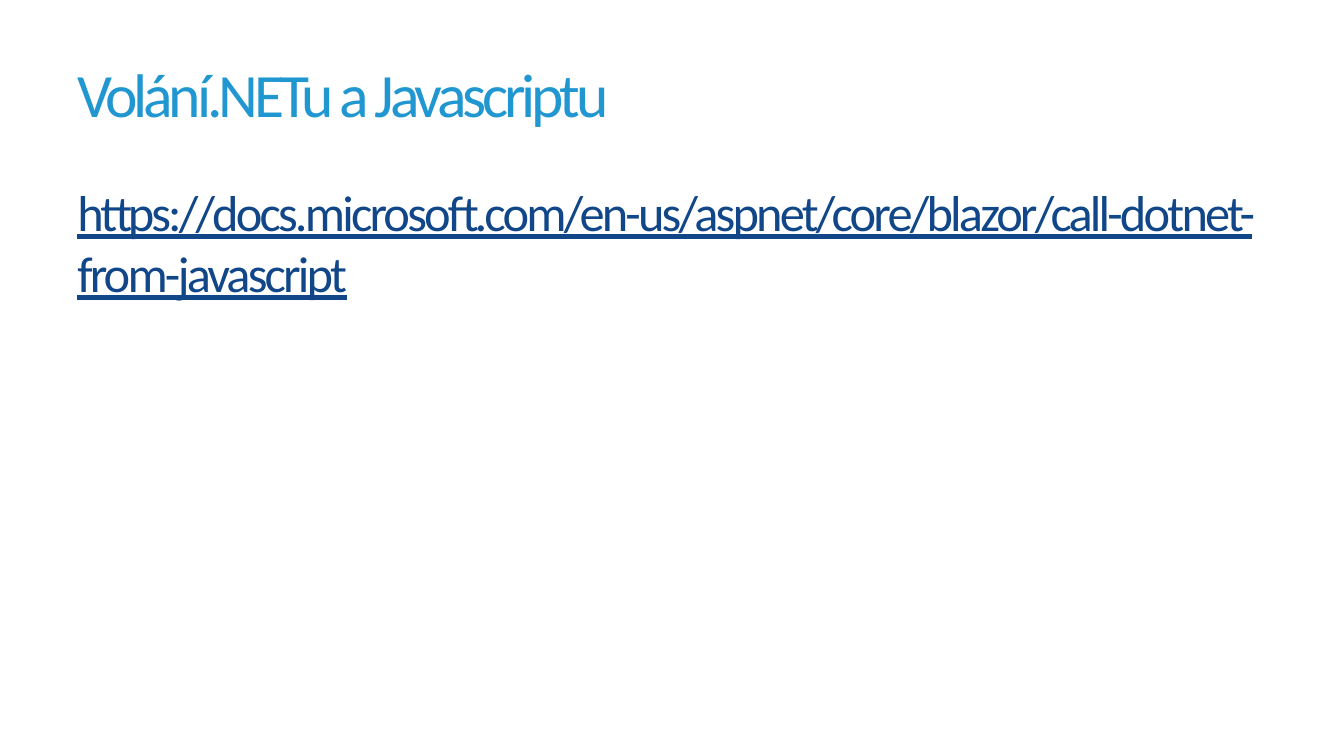
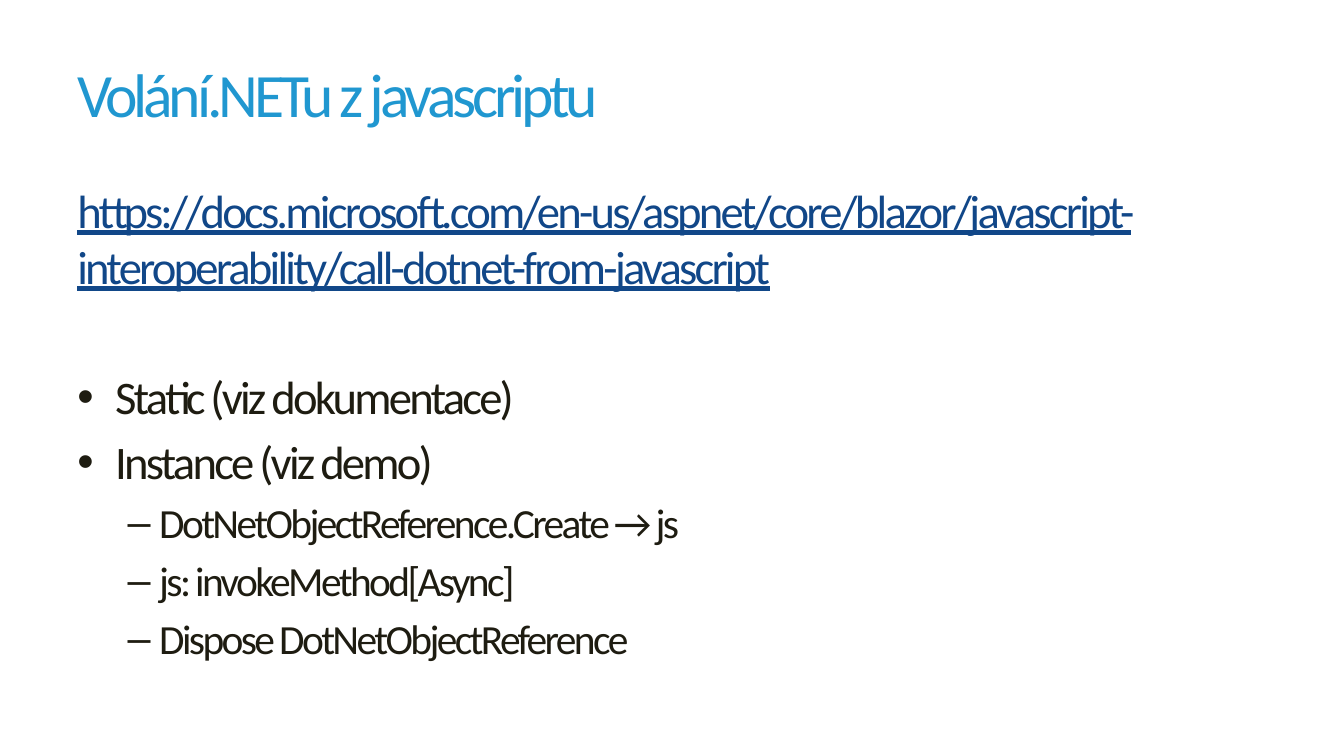
Before and after one commit to jirikanda/BlazorDemos, a slide deck: slide 7 of Presentation/05 - Blazor - Javascript Interop.pptx (slide 6 before the commit). Drawn at 1344x756 pixels with LibreOffice and Linux fonts; fonts in the diff are those of the drawing; background and template pictures are left out. Boxes give left, top, right and bottom in pixels: in the first picture for what was removed or moved away, otherwise in the second. Text is boxed around its words. In the diff, an @@ line names an element or a change of style, - is before the commit and + after.

Commit message:
JsInterop + demo

```diff
--- a/Presentation/05 - Blazor - Javascript Interop.pptx
+++ b/Presentation/05 - Blazor - Javascript Interop.pptx
@@ title at (77,74,599,128): text changed @@
-Volání.NETu a Javascriptu
+Volání.NETu z javascriptu
@@ text at (77,195,1134,661): text changed; size 36 to 33.3 pt; text colour #114788 to #1E1C11 @@
-https://docs.microsoft.com/en-us/aspnet/core/blazor/call-dotnet-from-javascript
+https://docs.microsoft.com/en-us/aspnet/core/blazor/javascript-interoperability/call-dotnet-from-javascript
+• Static (viz dokumentace)
+• Instance (viz demo)
+  – DotNetObjectReference.Create → js
+  – js: invokeMethod[Async]
+  – Dispose DotNetObjectReference
```
Also in this commit, not shown: 4 other slides changed, 2 slides added, 29 other files.
